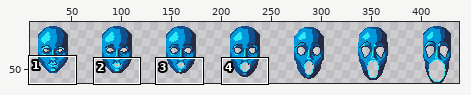
Two versions of one sprite sheet, Assets/Sprites/Streamers/AI/pog.png. The first picture is a wide view before the edit; the outline marks the close-up.
Close-up. Before:
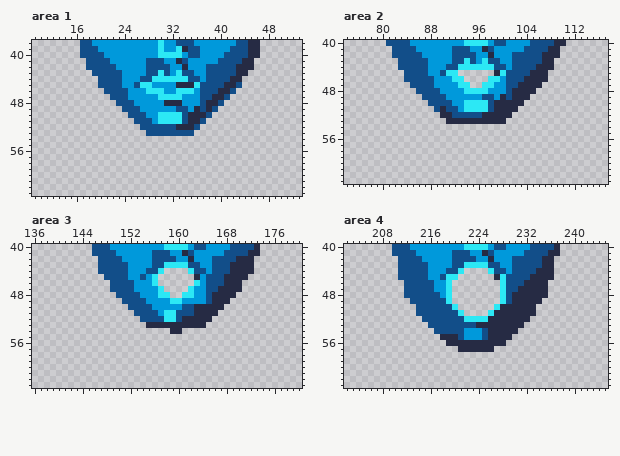
The file is 448x64 pixels. Shown: area 1: x 9..53, y 38..63; area 2: x 74..117, y 40..63; area 3: x 136..180, y 40..63; area 4: x 202..245, y 40..63. The wide view leaves out empty margins. The commit also changed other parts of the picture, which this record leaves out.
Once edited:
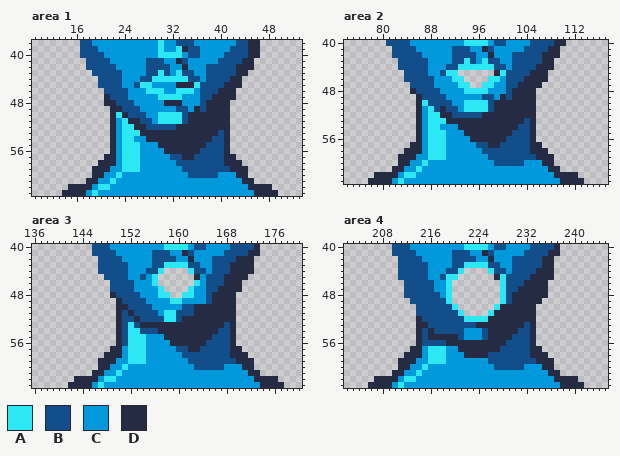
Palette (. is transparent): A #2ce8f5  B #124e89  C #0099db  D #262b44
What changed:
Area 1:
y 45: x 43 B -> D
y 46: x 42 B -> D
y 47: x 21 . -> D; x 41..42 B. -> DD
y 48: x 21..22 .. -> DD; x 40..41 B. -> DD
y 49: x 22..23 .. -> DD; x 39..41 B.. -> DDD
y 50: x 22..24 ... -> DAD; x 38..41 B... -> DDDD
y 51: x 22..26 ....B -> DCADD; x 37..41 B.... -> DDDDD
y 52: x 22..27 .....B -> DCAADD; x 36..41 B..... -> DDDDDD
y 53: x 22..41 ......BBBBBBBB...... -> DCAAADDDDDDDDDDDDDBD
y 54: x 22..41 .................... -> DCAACCDDDDDDDDDDDBBD
y 55: x 22..41 .................... -> DCAAACCCDDDDDDDDBBBD
y 56: x 22..41 .................... -> DCAAACCCCDDDDDDBBBBD
y 57: x 21..42 ...................... -> DDCAAACCCCCBBDDBBBBBDD
y 58: x 20..43 ........................ -> DDDCAAACCCCCCBBBBBBBBDDD
y 59: x 19..44 .......................... -> DDDCCAAACCCCCCCBBBBBBBBDDD
y 60: x 19..44 .......................... -> DDCCACCCCCCCCCCCBBBBBCCCDD
y 61: x 18..45 ............................ -> DDCCACCCCCCCCCCCCCCCCCCCCCDD
y 62: x 15..48 .................................. -> DDDDCAACCCCCCCCCCCCCCCCCCCCCCCDDDD
y 63: x 14..49 .................................... -> DDDDCACCCCCCCCCCCCCCCCCCCCCCCCCCDDDD
Area 2:
y 48: x 85 . -> D
y 49: x 86 . -> D; x 105 . -> D
y 50: x 86..87 .. -> DA; x 104..105 .. -> DD
y 51: x 86..88 ... -> DCA; x 103..105 ... -> DDD
y 52: x 86..89 .... -> DCAA; x 102..105 .... -> DDDD
y 53: x 86..90 ..... -> DCAAA; x 101..105 ..... -> DDDBD
y 54: x 86..105 .................... -> DCAACCCDDDDDDDDDDBBD
y 55: x 86..105 .................... -> DCAAACCCDDDDDDDDBBBD
y 56: x 86..105 .................... -> DCAAACCCCDDDDDDBBBBD
y 57: x 85..106 ...................... -> DDCAAACCCCCBBDDBBBBBDD
y 58: x 84..107 ........................ -> DDDCAAACCCCCCBBBBBBBBDDD
y 59: x 83..108 .......................... -> DDDCCAAACCCCCCCBBBBBBBBDDD
y 60: x 83..108 .......................... -> DDCCACCCCCCCCCCCBBBBBCCCDD
y 61: x 82..109 ............................ -> DDCCACCCCCCCCCCCCCCCCCCCCCDD
y 62: x 79..112 .................................. -> DDDDCAACCCCCCCCCCCCCCCCCCCCCCCDDDD
y 63: x 78..113 .................................... -> DDDDCACCCCCCCCCCCCCCCCCCCCCCCCCCDDDD
Area 3:
y 48: x 149 . -> D
y 49: x 150 . -> D; x 169 . -> D
y 50: x 150..151 .. -> DD; x 168..169 .. -> DD
y 51: x 150..152 ... -> DBD; x 167..169 ... -> DDD
y 52: x 150..153 .... -> DBBD; x 166..169 .... -> DDDD
y 53: x 150..154 ..... -> DBABD; x 165..169 ..... -> DDDBD
y 54: x 150..158 ......... -> DBAABBBDD; x 161..169 ......... -> DDDDDDBBD
y 55: x 150..169 .................... -> DBAAACCCDDDDDDDDBBBD
y 56: x 150..169 .................... -> DBAAACCCCDDDDDDBBBBD
y 57: x 149..170 ...................... -> DDCAAACCCCCBBDDBBBBBDD
y 58: x 148..171 ........................ -> DDDCAAACCCCCCBBBBBBBBDDD
y 59: x 147..172 .......................... -> DDDCCAAACCCCCCCBBBBBBBBDDD
y 60: x 147..172 .......................... -> DDCCACCCCCCCCCCCBBBBBCCCDD
y 61: x 146..173 ............................ -> DDCCACCCCCCCCCCCCCCCCCCCCCDD
y 62: x 143..176 .................................. -> DDDDCAACCCCCCCCCCCCCCCCCCCCCCCDDDD
y 63: x 142..177 .................................... -> DDDDCACCCCCCCCCCCCCCCCCCCCCCCCCCDDDD
Area 4:
y 52: x 214 . -> D; x 233 . -> D
y 53: x 214..215 .. -> DD; x 232..233 .. -> BD
y 54: x 214..216 ... -> DBD; x 231..233 ... -> BBD
y 55: x 214..217 .... -> DBDD; x 230..233 .... -> BBBD
y 56: x 214..218 ..... -> DBBBB; x 229..233 ..... -> BBBBD
y 57: x 213..220 ........ -> DDCAAACC; x 227..234 ........ -> DBBBBBDD
y 58: x 212..235 ........................ -> DDDCAAACCCDDDDBBBBBBBDDD
y 59: x 211..236 .......................... -> DDDCCAAACCCCCCCBBBBBBBBDDD
y 60: x 211..236 .......................... -> DDCCACCCCCCCCCCCBBBBBCCCDD
y 61: x 210..237 ............................ -> DDCCACCCCCCCCCCCCCCCCCCCCCDD
y 62: x 207..240 .................................. -> DDDDCAACCCCCCCCCCCCCCCCCCCCCCCDDDD
y 63: x 206..241 .................................... -> DDDDCACCCCCCCCCCCCCCCCCCCCCCCCCCDDDD
